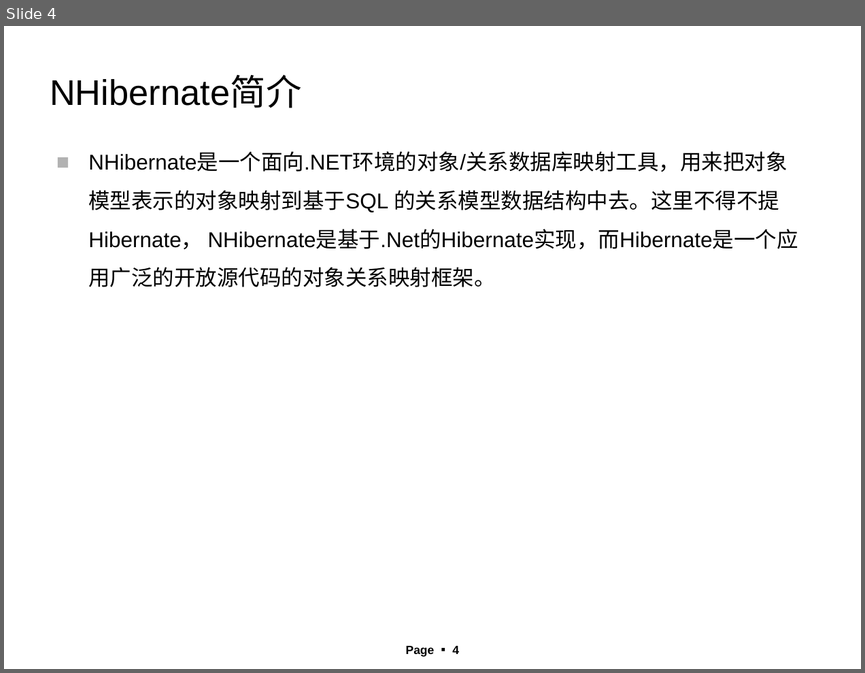
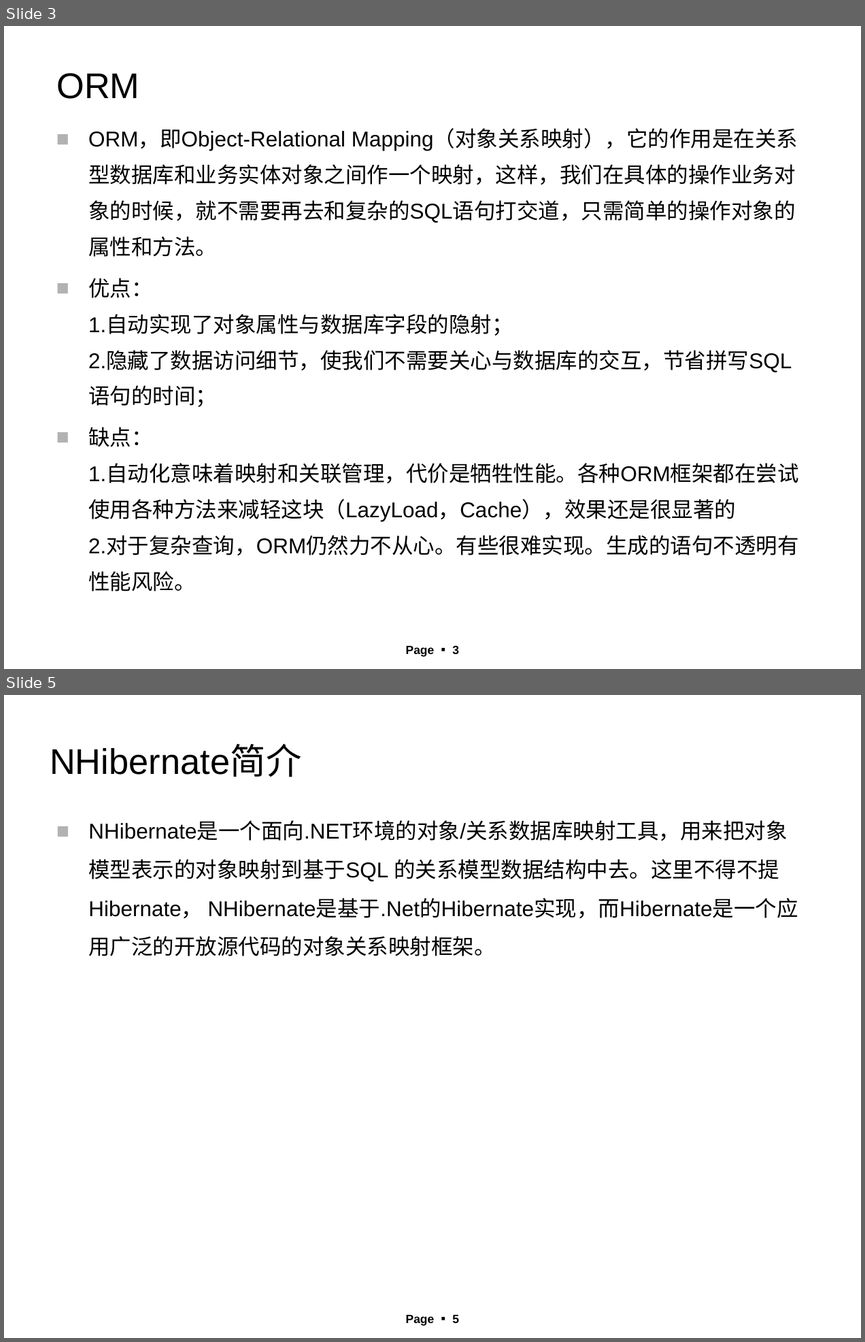
Before and after one commit to angrywindsoffice/anrgywindsPerson, a slide deck: Data Persistence Framework Pre-Research.ppt. Shown one above the other, each under a label of ours: slide 4 before the commit, slides 3 and 5 after it; the slides between them are not shown. The pictures are 865x673 and 865x1342 pixels, drawn with LibreOffice and Linux fonts; fonts in the diff are those of the drawing; background and template pictures are left out. Boxes give left, top, right and bottom in pixels: in the first picture for what was removed or moved away, otherwise in the second. Text is boxed around its words. In the diff, an @@ line names an element or a change of style, - is before the commit and + after.

```diff
--- a/Data Persistence Framework Pre-Research.ppt
+++ b/Data Persistence Framework Pre-Research.ppt
@@ slide 3 added at (4,26,861,669), background picture (left out); not listed: 1 template element that a slide beside it also shows @@
@@ title added at (56,73,139,99), 30 pt, text #000000 @@
+ORM
@@ text added at (88,129,799,591), 18 pt, text #000000 @@
+■ ORM，即Object-Relational Mapping（对象关系映射），它的作用是在关系型数据库和业务实体对象之间作一个映射，这样，我们在具体的操作业务对象的时候，就不需要再去和复杂的SQL语句打交道，只需简单的操作对象的属性和方法。
+■ 优点：
+  1.自动实现了对象属性与数据库字段的隐射；
+  2.隐藏了数据访问细节，使我们不需要关心与数据库的交互，节省拼写SQL语句的时间；
+■ 缺点：
+  1.自动化意味着映射和关联管理，代价是牺牲性能。各种ORM框架都在尝试使用各种方法来减轻这块（LazyLoad，Cache），效果还是很显著的
+  2.对于复杂查询，ORM仍然力不从心。有些很难实现。生成的语句不透明有性能风险。
@@ what was slide 4 is now slide 5 @@
@@ page number at (406,1314,459,1325): text changed @@
-Page ▪ 4
+Page ▪ 5
```
Also in this commit, not shown: 1 slide changed, 3 other slides added, 8 slides removed.
